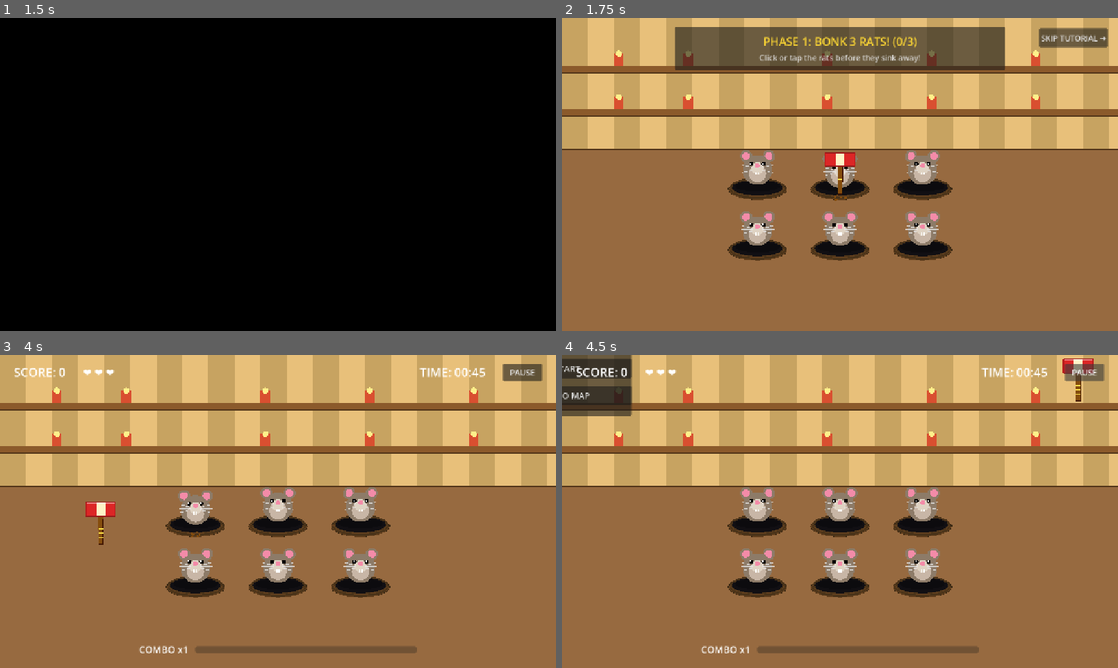
Above: before the commit, frames 1-4 (two rows, left to right).
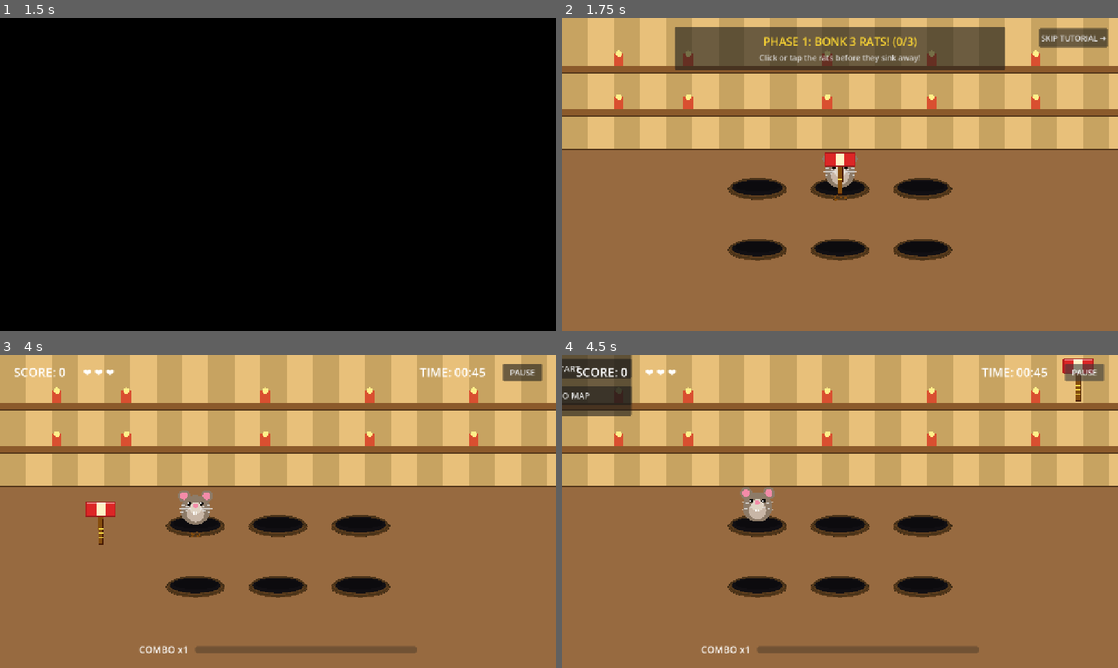
Above: after the commit, the same moments.

Repository: Parasaran-Python/bonk-the-rat
Game: Godot game, scene res://src/screens/splash.tscn
Two runs of this game, one before a commit and one after it. Both use one fixed random seed, a clock stepped at 60 frames per second and the inputs below.
Inputs (mouse positions are in pixels of both pictures, inside the frame that each line leads up to):
- Up to frame 1 (1.5 s): tap Enter at 0.5 s; move the mouse to (400, 158) at 0.52 s; click (400, 158) at 0.67 s; click "PLAY CAMPAIGN" at 1.25 s
- Up to frame 2 (1.75 s): no input
- Up to frame 3 (4 s): click "SKIP TUTORIAL ➔" at 2 s; click "ZONE 1: PANTRY ⭐ 0/15" at 2.75 s; click "LEVEL 1 ☆☆☆" at 3.5 s
- Up to frame 4 (4.5 s): click "PAUSE" at 4.25 s

Frame 1 is identical in both runs. In frame 2, 2.5% of the frame differs, in the area x 32-68%, y 42-73%; in frame 3, 2.5%; in frame 4, 2.5%.

Commit message:
fix(gameplay): initialize rats hidden at down offset so initial holes start empty

Diff:
--- a/src/game/rat.gd
+++ b/src/game/rat.gd
@@ -25,6 +25,8 @@
 @onready var _visual: Node2D = $Visual if has_node("Visual") else null
 
 func _ready() -> void:
+	visible = false
+	position.y = DOWN_OFFSET
 	if _visual == null and has_node("Visual"):
 		_visual = $Visual
 
--- a/src/game/rat.tscn
+++ b/src/game/rat.tscn
@@ -4,6 +4,8 @@
 [ext_resource type="Script" path="res://src/game/rat_visual.gd" id="2_vis"]
 
 [node name="Rat" type="Node2D"]
+visible = false
+position = Vector2(0, 130)
 script = ExtResource("1_rat")
 
 [node name="Visual" type="Node2D" parent="."]
--- a/tests/test_rat_fsm.gd
+++ b/tests/test_rat_fsm.gd
@@ -16,6 +16,10 @@
 func test_rat_scene_instantiates_and_strikes_synchronously() -> void:
 	var r: Rat = load("res://src/game/rat.tscn").instantiate()
 	r.rat_id = "tank"          # set before _draw paths run headless
+	if root != null:
+		root.add_child(r)
 	# synchronous FSM checks without awaiting tweens:
 	eq(int(r.state), int(Rat.State.GONE), "starts GONE")
-	r.free()
+	ok(not r.visible, "rat starts hidden")
+	eq(r.position.y, Rat.DOWN_OFFSET, "rat starts at down offset")
+	r.queue_free()
